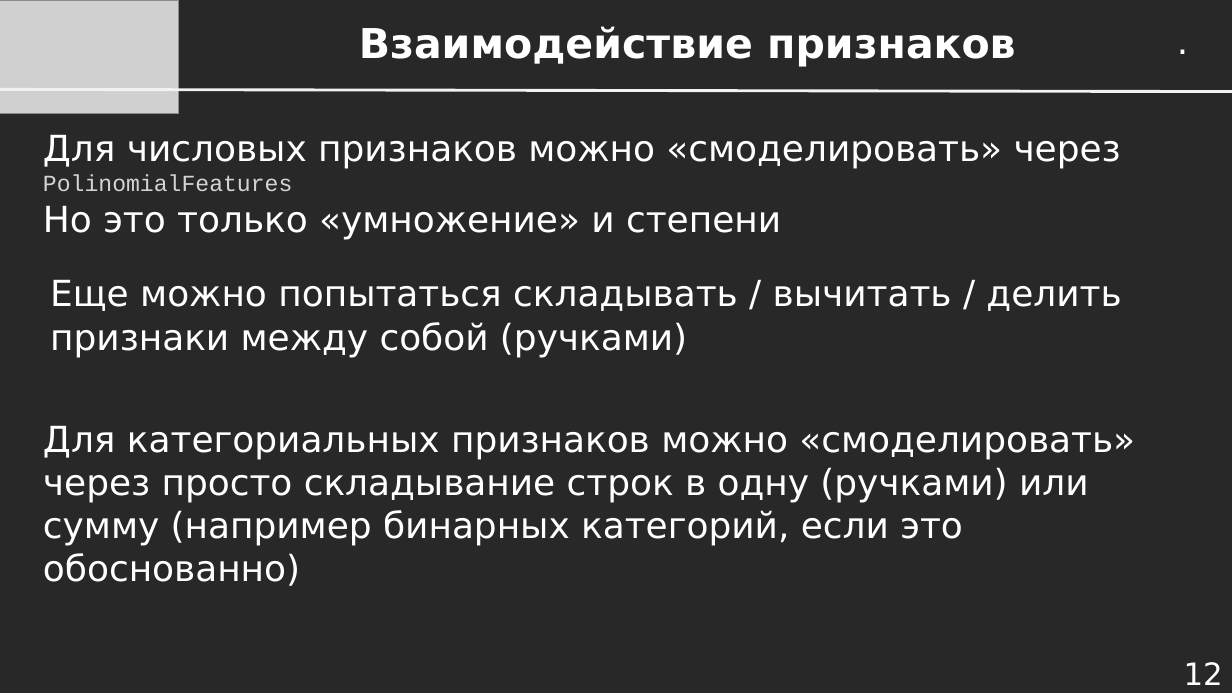
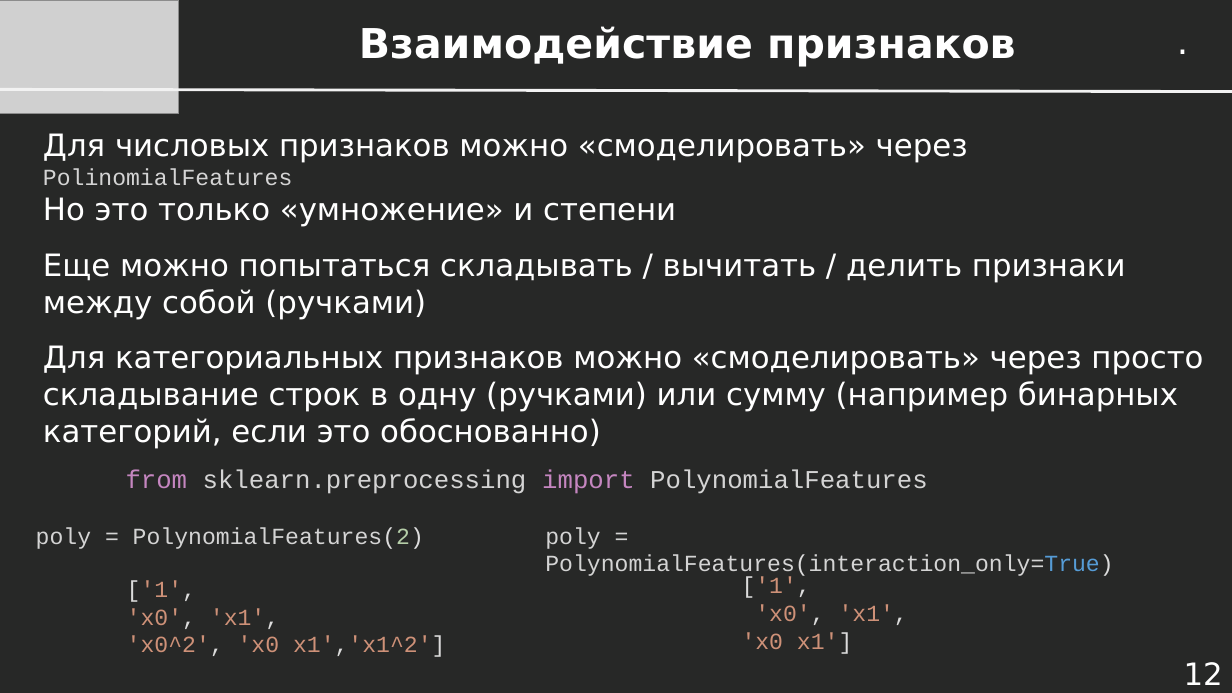
Before and after one commit to dayekb/Study, a slide deck: slide 12 of rus/UrFU/SberML/2023/Presentations/Лекция 1.10 - Кросс-валидация и Конструирование Признаков.pptx. Drawn at 1232x693 pixels with LibreOffice and Linux fonts; fonts in the diff are those of the drawing; grey boxes stand for pictures. Boxes give left, top, right and bottom in pixels: in the first picture for what was removed or moved away, otherwise in the second. Text is boxed around its words. In the diff, an @@ line names an element or a change of style, - is before the commit and + after.

```diff
--- a/rus/UrFU/SberML/2023/Presentations/Лекция 1.10 - Кросс-валидация и Конструирование Признаков.pptx
+++ b/rus/UrFU/SberML/2023/Presentations/Лекция 1.10 - Кросс-валидация и Конструирование Признаков.pptx
@@ text "Для числовых признаков можно «смоделировать» ..." at <box>43,133,968,227</box>: size 28 to 24 pt in "Для числовых признаков можно «смоделировать» через", "Но это только «умножение» и степени" @@
@@ text "Еще можно попытаться складывать / ...": place and size @@
-text "Еще можно попытаться складывать / ..." at <box>50,279,1121,358</box>
+text "Еще можно попытаться складывать / ..." at <box>43,253,1126,320</box>
@@ text "Еще можно попытаться складывать / ..." at <box>43,253,1126,320</box>: size 28 to 24 pt @@
@@ text "Для категориальных признаков можно «смоделировать» ..." at <box>43,345,1203,449</box>: size 28 to 24 pt @@
@@ text "Для категориальных признаков можно «смоделировать» ...": place and size @@
-text "Для категориальных признаков можно «смоделировать» ..." at <box>43,425,1135,546</box>
+text "Для категориальных признаков можно «смоделировать» ..." at <box>43,345,1203,449</box>
@@ text added at <box>126,470,927,494</box>, 20 pt, text #D4D4D4 @@
+from sklearn.preprocessing import PolynomialFeatures
@@ text added at <box>36,527,424,549</box>, 18 pt, text #D4D4D4 @@
+poly = PolynomialFeatures(2)
@@ text added at <box>545,527,1113,579</box>, 18 pt, text #D4D4D4 @@
+poly = PolynomialFeatures(interaction_only=True)
@@ text added at <box>127,580,445,657</box>, 18 pt, text #CE9178 @@
+['1',
+'x0', 'x1',
+'x0^2', 'x0 x1','x1^2']
@@ text added at <box>742,577,908,654</box>, 18 pt, text #CE9178 @@
+['1',
+'x0', 'x1',
+'x0 x1']
```
Also in this commit, not shown: 10 other slides changed, 12 slides added, 3 other files.
